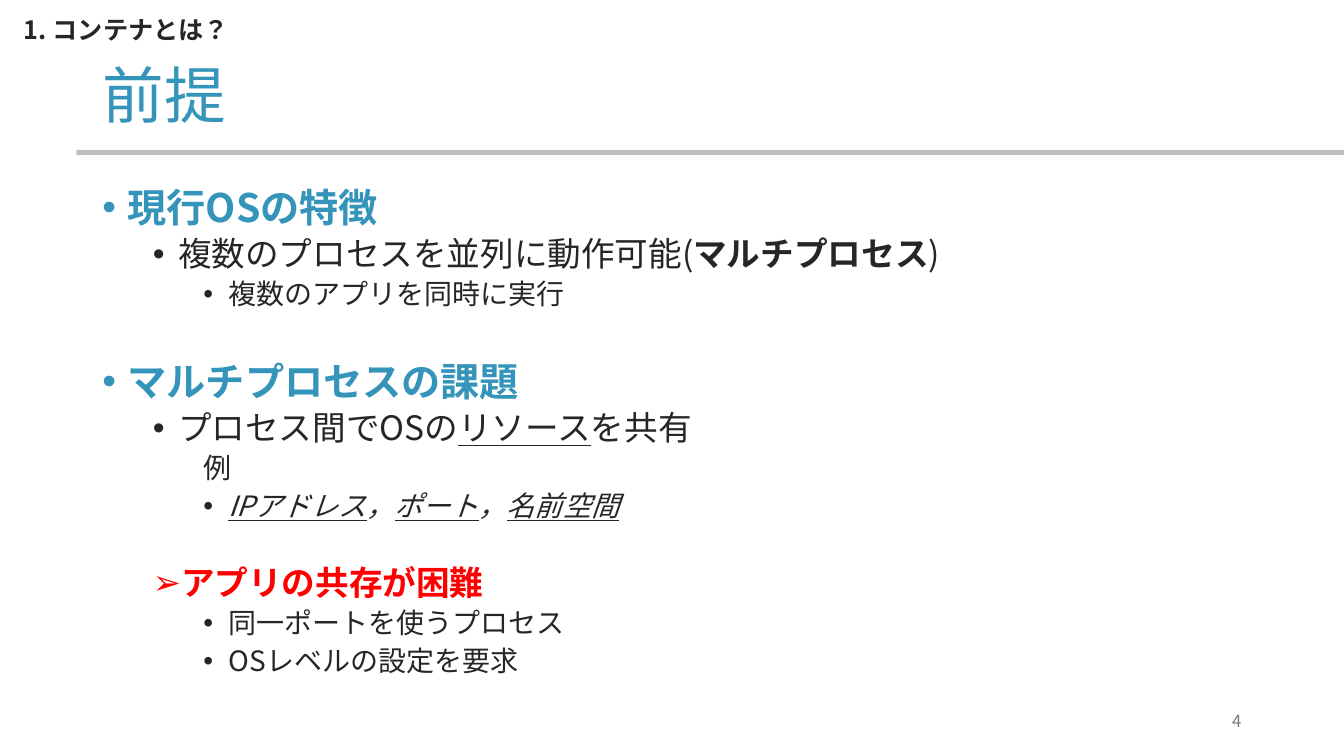
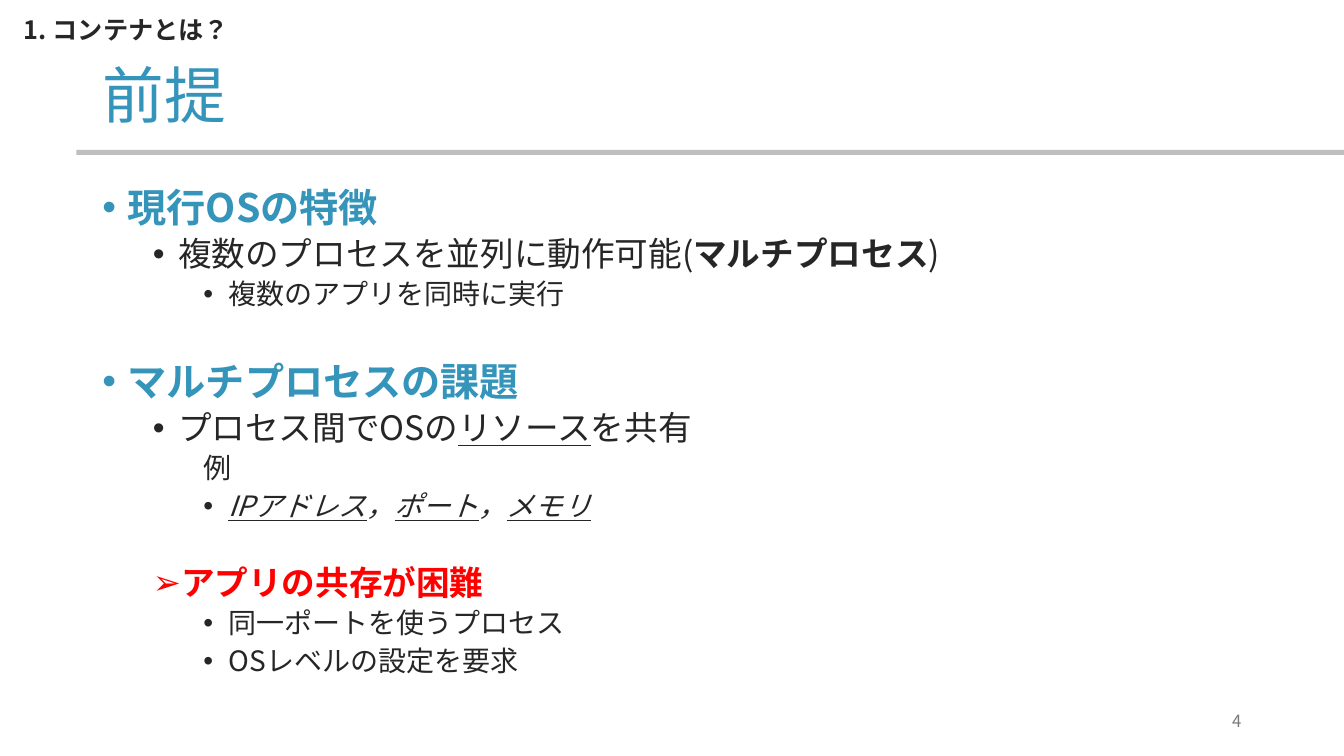
Before and after one commit to yamada-ai/java-prac, a slide deck: slide 4 of docker-container.pptx. Drawn at 1344x756 pixels with LibreOffice and Linux fonts; fonts in the diff are those of the drawing; background and template pictures are left out. Boxes give left, top, right and bottom in pixels: in the first picture for what was removed or moved away, otherwise in the second. Text is boxed around its words. In the diff, an @@ line names an element or a change of style, - is before the commit and + after.

```diff
--- a/docker-container.pptx
+++ b/docker-container.pptx
@@ text at (x1=228, y1=492, x2=591, y2=521): text changed @@
-    • IPアドレス，ポート，名前空間
+    • IPアドレス，ポート，メモリ
```
Also in this commit, not shown: 8 other slides changed, 3 slides added, 1 slide removed.
